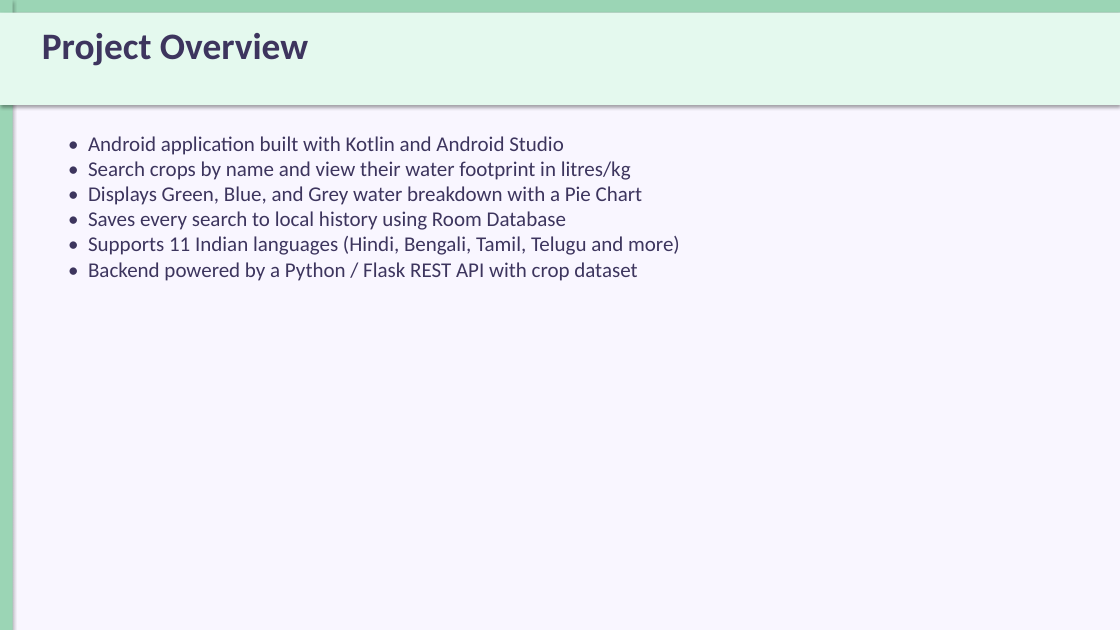
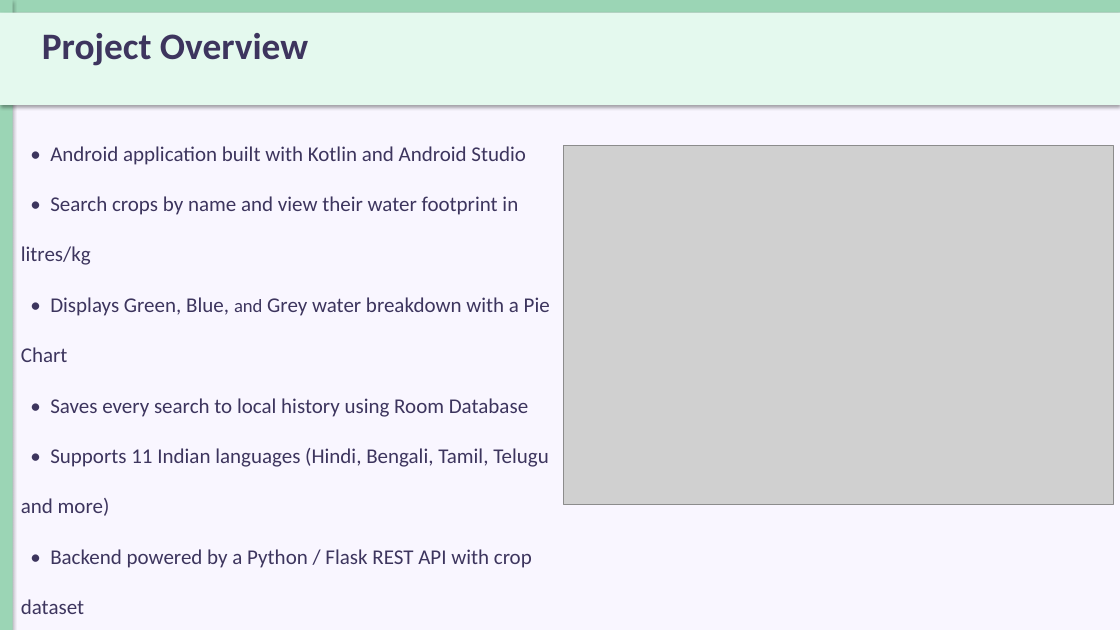
Before and after one commit to pranav-jpeg/vaari, a slide deck: slide 2 of Documentation/vaari-ppt.pptx. Drawn at 1120x630 pixels with LibreOffice and Linux fonts; fonts in the diff are those of the drawing; grey boxes stand for pictures. Boxes give left, top, right and bottom in pixels: in the first picture for what was removed or moved away, otherwise in the second. Text is boxed around its words. In the diff, an @@ line names an element or a change of style, - is before the commit and + after.

```diff
--- a/Documentation/vaari-ppt.pptx
+++ b/Documentation/vaari-ppt.pptx
@@ text "• Android application built with ...": place and size @@
-text "• Android application built with ..." at [88, 136, 680, 281]
+text "• Android application built with ..." at [21, 146, 550, 614]
@@ text "• Android application built with ..." at [21, 146, 550, 614]: size 18 to 16 pt in "and"; line spacing 1 to 2 @@
@@ picture added at [564, 145, 1113, 504] @@
```
Also in this commit, not shown: 3 other slides changed, 44 other files.
